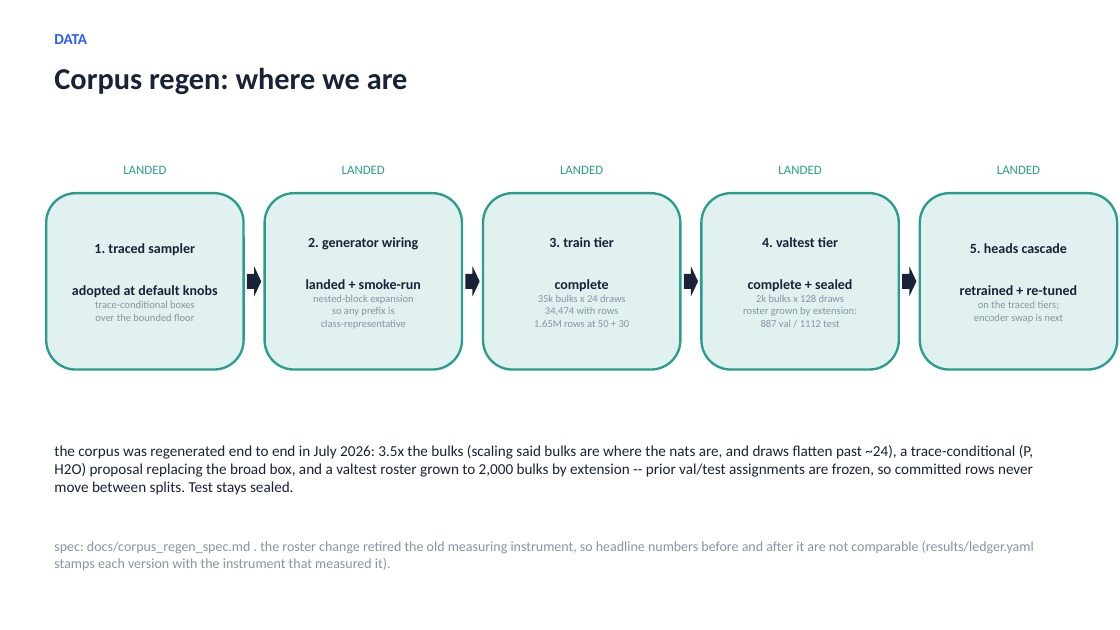
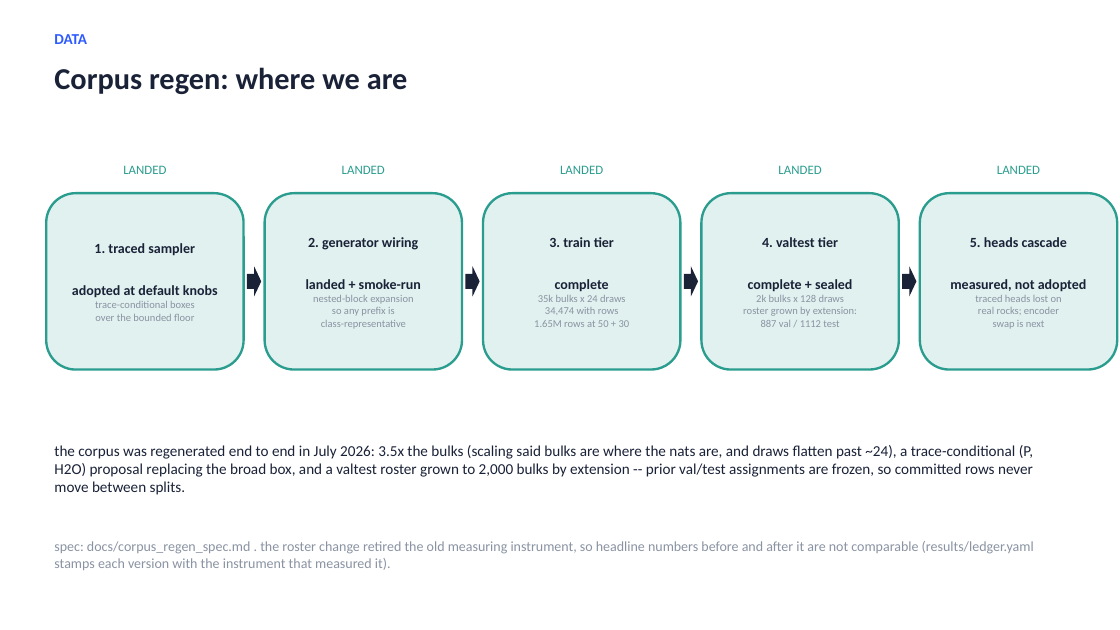
Before and after one commit to matthew-j-liu/phasecast, a slide deck: slide 5 of slides/overview.pptx. Drawn at 1120x630 pixels with LibreOffice and Linux fonts; fonts in the diff are those of the drawing. Boxes give left, top, right and bottom in pixels: in the first picture for what was removed or moved away, otherwise in the second. Text is boxed around its words. In the diff, an @@ line names an element or a change of style, - is before the commit and + after.

Commit message:
overview deck corrected to the true production stack: every production claim points at joint_heads_supportmag_seed0 with its own stamped dials, instrument numbers, and param counts; the trial-22 story remains only as the dated, reversed adoption with traced-corpus measurements   attributed to their own instrument

```diff
--- a/slides/overview.pptx
+++ b/slides/overview.pptx
@@ text in rounded rectangle at (950,279,1087,329): text changed @@
-retrained + re-tuned
-on the traced tiers;
-encoder swap is next
+measured, not adopted
+traced heads lost on
+real rocks; encoder
+swap is next
@@ text at (54,445,1033,495): text changed @@
-the corpus was regenerated end to end in July 2026: 3.5x the bulks (scaling said bulks are where the nats are, and draws flatten past ~24), a trace-conditional (P, H2O) proposal replacing the broad box, and a valtest roster grown to 2,000 bulks by extension -- prior val/test assignments are frozen, so committed rows never move between splits. Test stays sealed.
+the corpus was regenerated end to end in July 2026: 3.5x the bulks (scaling said bulks are where the nats are, and draws flatten past ~24), a trace-conditional (P, H2O) proposal replacing the broad box, and a valtest roster grown to 2,000 bulks by extension -- prior val/test assignments are frozen, so committed rows never move between splits.
```
Also in this commit, not shown: 8 other slides changed, 1 other file.
